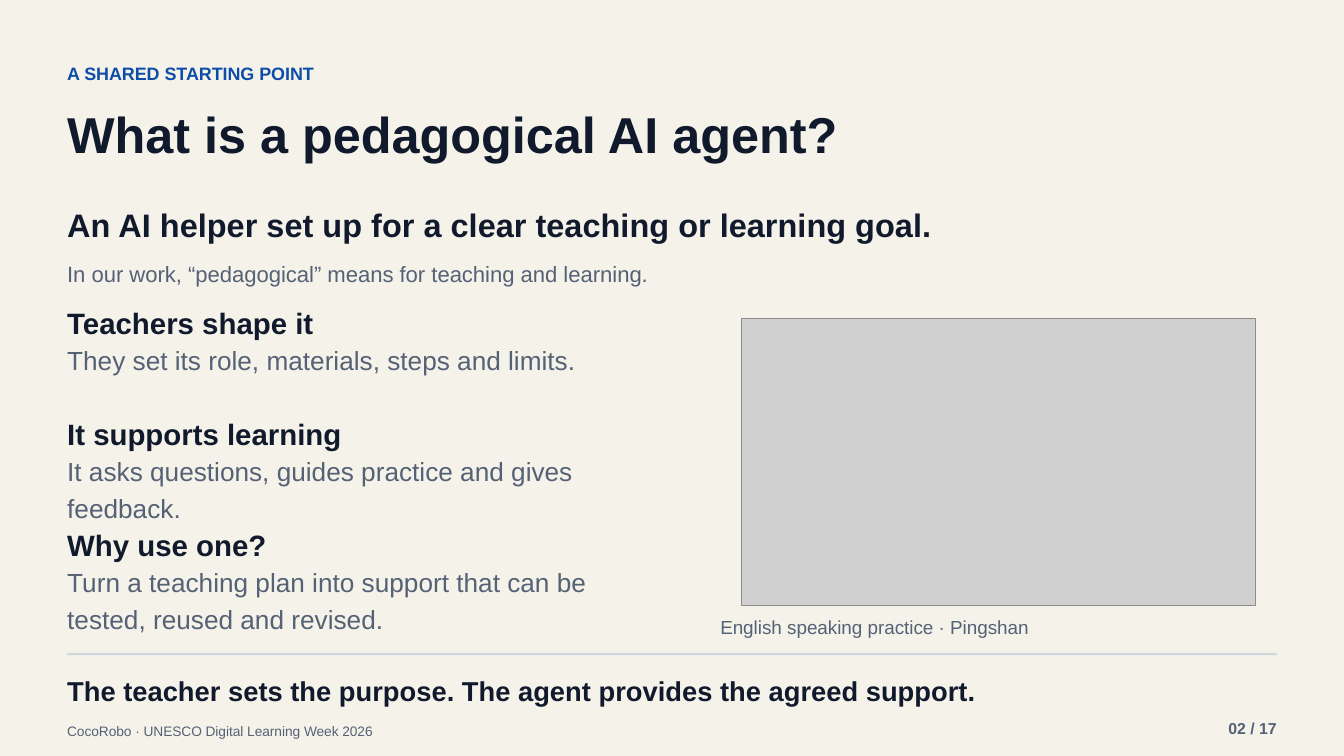
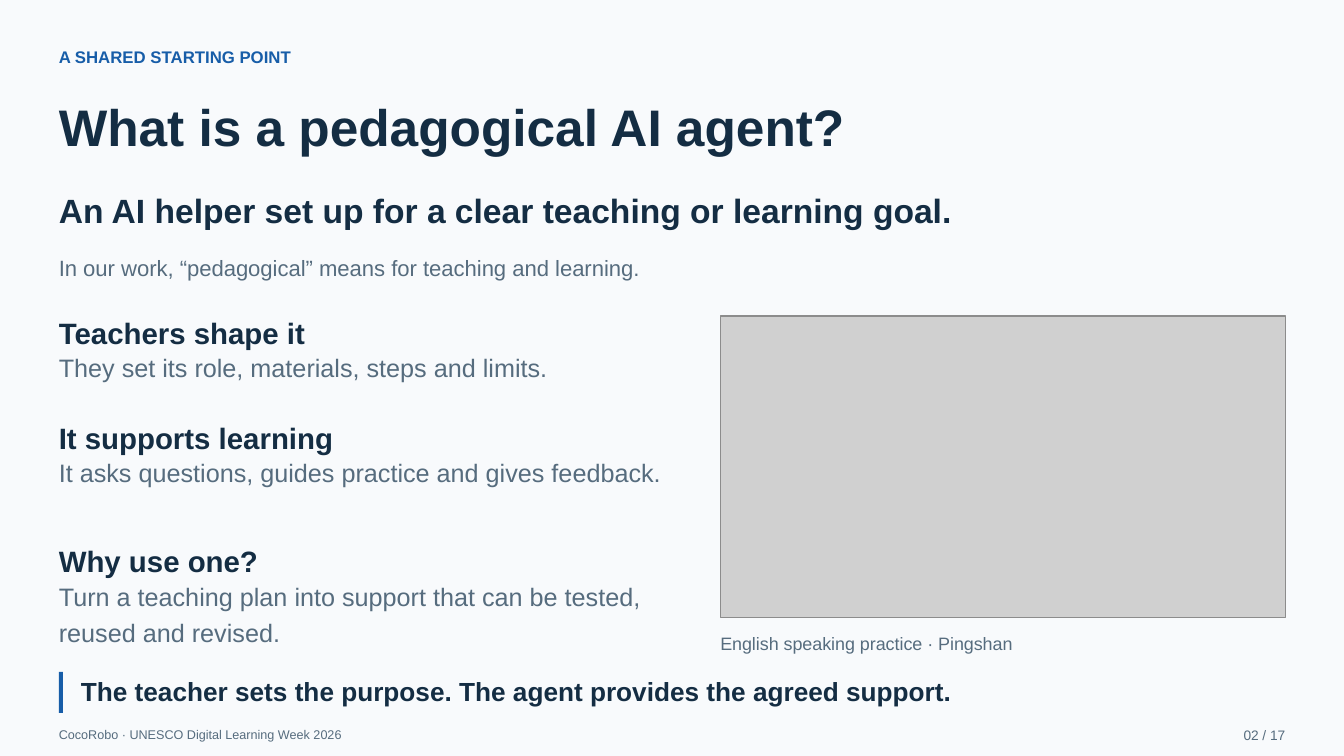
Before and after one commit to tonyxinvip/slides, a slide deck: slide 2 of teacher-agent-creators-10min/downloads/UNESCO_Teacher_AI_Agents_EN.pptx. Drawn at 1344x756 pixels with LibreOffice and Linux fonts; fonts in the diff are those of the drawing; grey boxes stand for pictures. Boxes give left, top, right and bottom in pixels: in the first picture for what was removed or moved away, otherwise in the second. Text is boxed around its words. In the diff, an @@ line names an element or a change of style, - is before the commit and + after.

```diff
--- a/teacher-agent-creators-10min/downloads/UNESCO_Teacher_AI_Agents_EN.pptx
+++ b/teacher-agent-creators-10min/downloads/UNESCO_Teacher_AI_Agents_EN.pptx
@@ background #F5F2EA to #F8FAFC @@
@@ text "A SHARED STARTING POINT": place and size @@
-text "A SHARED STARTING POINT" at [67, 67, 314, 80]
+text "A SHARED STARTING POINT" at [59, 51, 291, 63]
@@ text "A SHARED STARTING POINT" at [59, 51, 291, 63]: size 12.8 to 12 pt, text colour #0D4DAA to #175DA8; line spacing 1.16 to 1.1 @@
@@ text "What is a pedagogical AI ...": place and size @@
-text "What is a pedagogical AI ..." at [67, 116, 837, 163]
+text "What is a pedagogical AI ..." at [59, 108, 844, 156]
@@ text "What is a pedagogical AI ..." at [59, 108, 844, 156]: size 36 to 36.8 pt, text colour #101A2C to #142D43; line spacing 1.03 to 1.06 @@
@@ text "An AI helper set up ...": place and size @@
-text "An AI helper set up ..." at [67, 213, 931, 243]
+text "An AI helper set up ..." at [59, 198, 951, 230]
@@ text "An AI helper set up ..." at [59, 198, 951, 230]: size 23.2 to 24 pt, text colour #101A2C to #142D43; line spacing 1.16 to 1.2 @@
@@ text "In our work, “pedagogical” means ...": place and size @@
-text "In our work, “pedagogical” means ..." at [67, 266, 647, 287]
+text "In our work, “pedagogical” means ..." at [59, 260, 639, 281]
@@ text "In our work, “pedagogical” means ..." at [59, 260, 639, 281]: text colour #556175 to #566C7E; line spacing 1.16 to 1.2 @@
@@ text "Teachers shape it": place and size @@
-text "Teachers shape it" at [67, 312, 313, 340]
+text "Teachers shape it" at [59, 322, 305, 349]
@@ picture: place and size @@
-picture at [742, 319, 1256, 606]
+picture at [721, 317, 1286, 618]
@@ text "They set its role, materials, ...": place and size @@
-text "They set its role, materials, ..." at [67, 351, 575, 376]
+text "They set its role, materials, ..." at [59, 358, 547, 382]
@@ text "It supports learning": place and size @@
-text "It supports learning" at [67, 423, 341, 451]
+text "It supports learning" at [59, 427, 333, 454]
@@ text "It asks questions, guides practice ...": place and size @@
-text "It asks questions, guides practice ..." at [67, 462, 572, 518]
+text "It asks questions, guides practice ..." at [59, 463, 660, 487]
@@ text colour #101A2C to #142D43; line spacing 1.16 to 1.2 in 3 elements at [59, 427, 333, 454], [59, 322, 305, 349], [59, 550, 258, 578] @@
@@ text "Why use one?": place and size @@
-text "Why use one?" at [67, 534, 266, 562]
+text "Why use one?" at [59, 550, 258, 578]
@@ size 18.8 to 18 pt, text colour #556175 to #566C7E; line spacing 1.16 to 1.2 in 3 elements at [59, 463, 660, 487], [59, 358, 547, 382], [59, 587, 641, 642] @@
@@ text "Turn a teaching plan into ...": place and size @@
-text "Turn a teaching plan into ..." at [67, 573, 586, 633]
+text "Turn a teaching plan into ..." at [59, 587, 641, 642]
@@ text "English speaking practice · Pingshan": place and size @@
-text "English speaking practice · Pingshan" at [720, 620, 1028, 638]
+text "English speaking practice · Pingshan" at [720, 637, 1012, 654]
@@ text "English speaking practice · Pingshan" at [720, 637, 1012, 654]: size 13.5 to 12.8 pt, text colour #556175 to #566C7E; line spacing 1.16 to 1.2 @@
@@ rectangle removed at [68, 653, 1277, 655] @@
@@ rectangle added at [58, 673, 63, 714], fill #175DA8 @@
@@ text "The teacher sets the purpose. ...": place and size @@
-text "The teacher sets the purpose. ..." at [67, 681, 975, 706]
+text "The teacher sets the purpose. ..." at [81, 682, 951, 707]
@@ text "The teacher sets the purpose. ..." at [81, 682, 951, 707]: size 19.5 to 18.8 pt, text colour #101A2C to #142D43; line spacing 1.16 to 1.2 @@
@@ text "CocoRobo · UNESCO Digital Learning ...": place and size @@
-text "CocoRobo · UNESCO Digital Learning ..." at [67, 726, 372, 739]
+text "CocoRobo · UNESCO Digital Learning ..." at [59, 730, 341, 742]
@@ text "CocoRobo · UNESCO Digital Learning ..." at [59, 730, 341, 742]: size 9.8 to 9 pt, text colour #556175 to #566C7E; line spacing 1.16 to 1.2 @@
@@ text "02 / 17": place and size @@
-text "02 / 17" at [1228, 723, 1277, 734]
+text "02 / 17" at [1244, 730, 1285, 740]
@@ text "02 / 17" at [1244, 730, 1285, 740]: size 11.2 to 9.8 pt, text colour #556175 to #566C7E, bold off; line spacing 1.16 to 1.2 @@
```
Also in this commit, not shown: 16 other slides changed, 7 other files.
